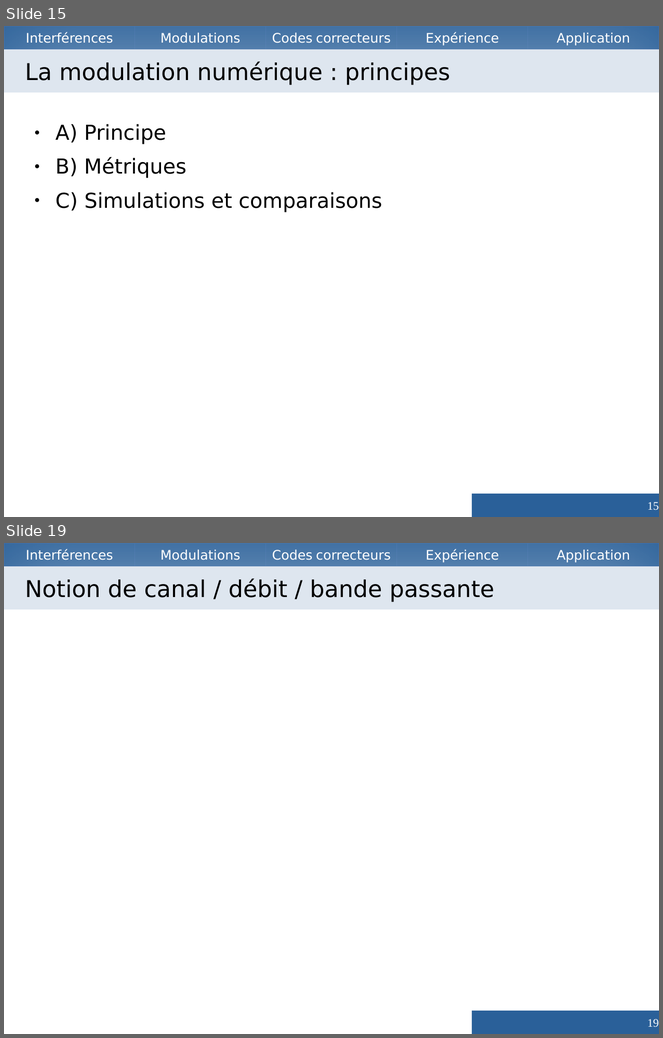
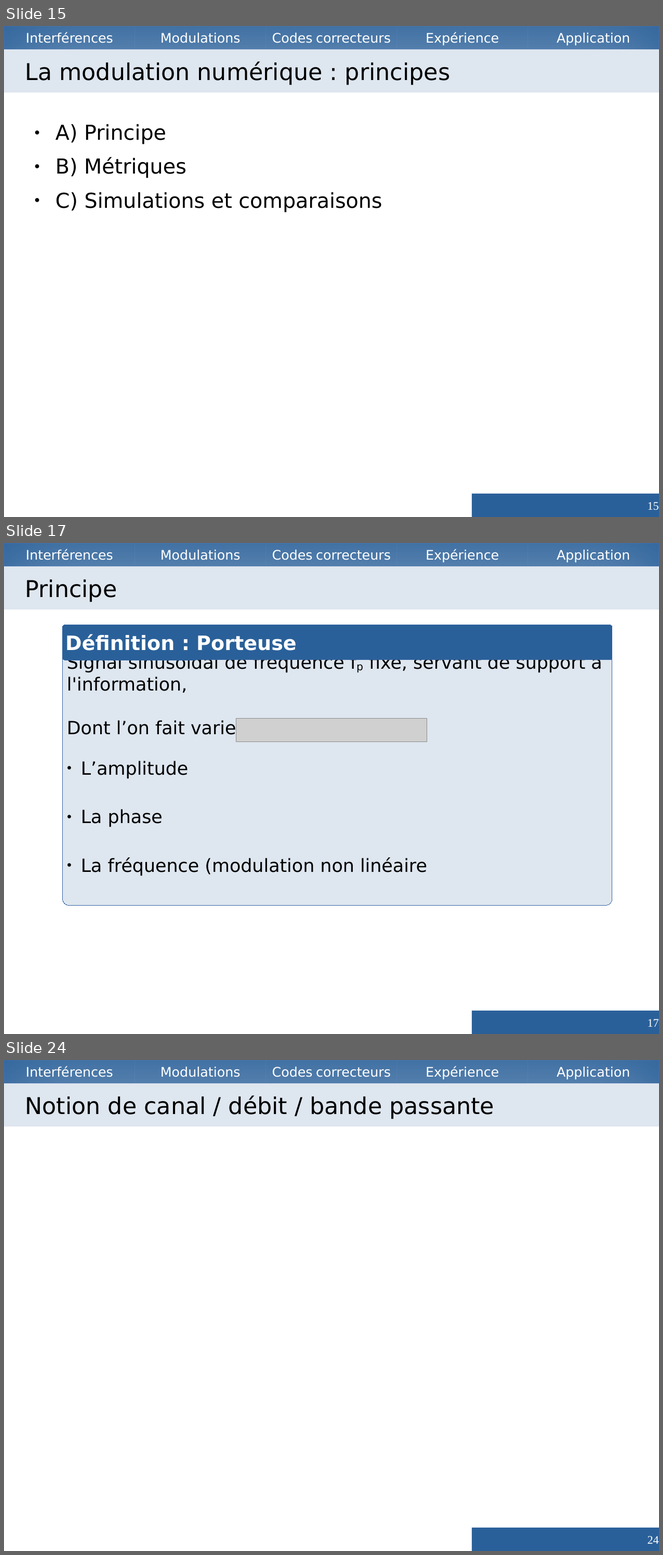
Before and after one commit to Vzrod/tipe, a slide deck: TIPE.odp. Shown one above the other, each under a label of ours: slides 15 and 19 before the commit, slides 15, 17 and 24 after it; the slides between them are not shown. The pictures are 663x1038 and 663x1555 pixels, drawn with LibreOffice and Linux fonts; fonts in the diff are those of the drawing; grey boxes stand for pictures. Boxes give left, top, right and bottom in pixels: in the first picture for what was removed or moved away, otherwise in the second. Text is boxed around its words. In the diff, an @@ line names an element or a change of style, - is before the commit and + after.

```diff
--- a/TIPE.odp
+++ b/TIPE.odp
@@ slide 17 added at box(4, 543, 659, 1034), background #FFFFFF; not listed: 5 template elements that a slide beside it also shows @@
@@ title added at box(4, 566, 659, 610), fill #DEE6EF, 28 pt, text #000000 @@
+Principe
@@ rounded rectangle added at box(62, 625, 612, 905), fill #DEE6EF, outline #3465A4 0 pt, 22 pt, text #000000 @@
+Signal sinusoïdal de fréquence fp fixe, servant de support à l'information,
+Dont l’on fait varier :
+● L’amplitude
+● La phase
+● La fréquence (modulation non linéaire
@@ rounded rectangle added at box(62, 625, 612, 660), fill #2A6099, outline #3465A4 0 pt, 24 pt, text #FFFFFF, bold @@
+Définition : Porteuse
@@ picture added at box(236, 719, 427, 742) @@
@@ page number added at box(472, 1011, 659, 1034), fill #2A6099, 14 pt, text #FFFFFF @@
+17
@@ what was slide 19 is now slide 24 @@
@@ page number at box(648, 1536, 659, 1544): text changed @@
-19
+24
```
Also in this commit, not shown: 2 slides changed, 6 other slides added, 2 slides removed, 3 other files.
